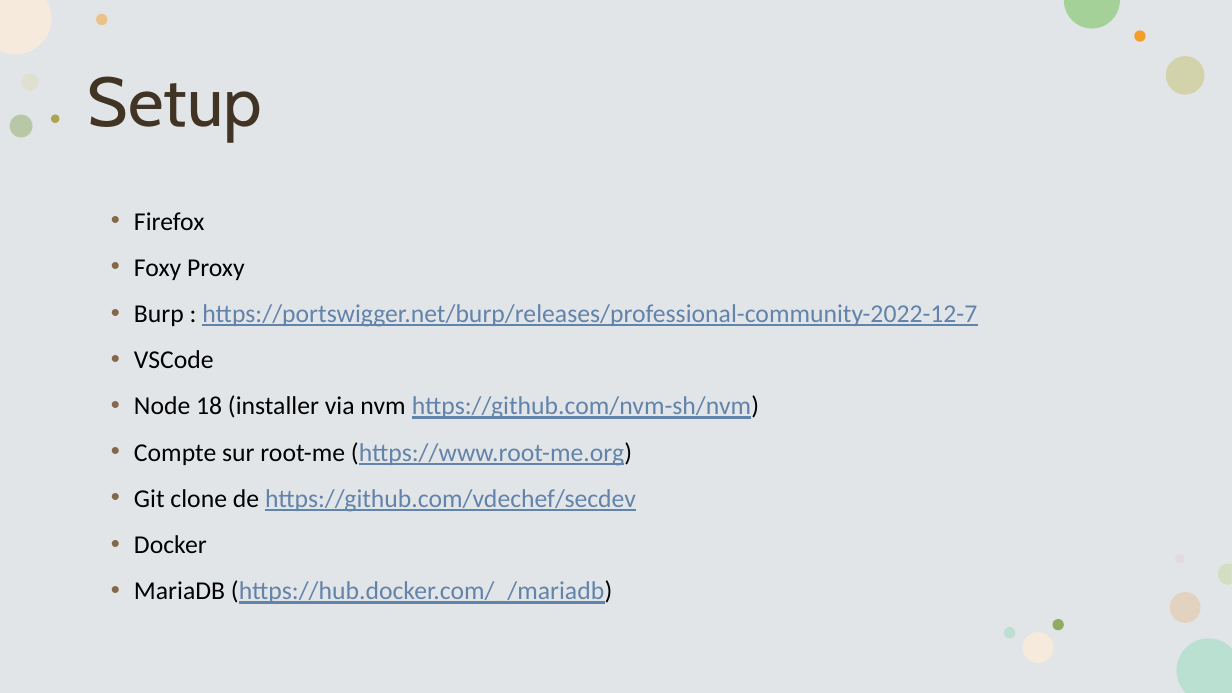
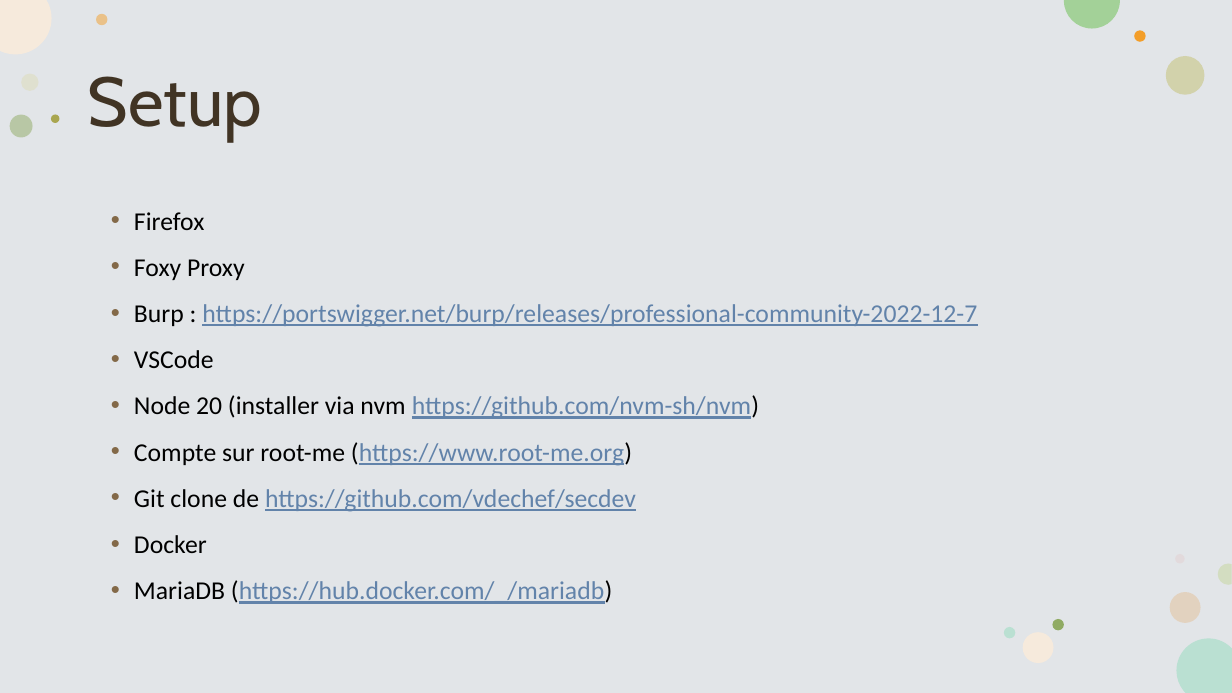
Before and after one commit to vdechef/secdev, a slide deck: slide 6 of Sécurité dans les développements.pptx. Drawn at 1232x693 pixels with LibreOffice and Linux fonts; fonts in the diff are those of the drawing. Boxes give left, top, right and bottom in pixels: in the first picture for what was removed or moved away, otherwise in the second. Text is boxed around its words. In the diff, an @@ line names an element or a change of style, - is before the commit and + after.

```diff
--- a/Sécurité dans les développements.pptx
+++ b/Sécurité dans les développements.pptx
@@ text at <box>134,395,759,419</box>: text changed @@
-• Node 18 (installer via nvm https://github.com/nvm-sh/nvm)
+• Node 20 (installer via nvm https://github.com/nvm-sh/nvm)
```
Also in this commit, not shown: 1 other slide changed.
